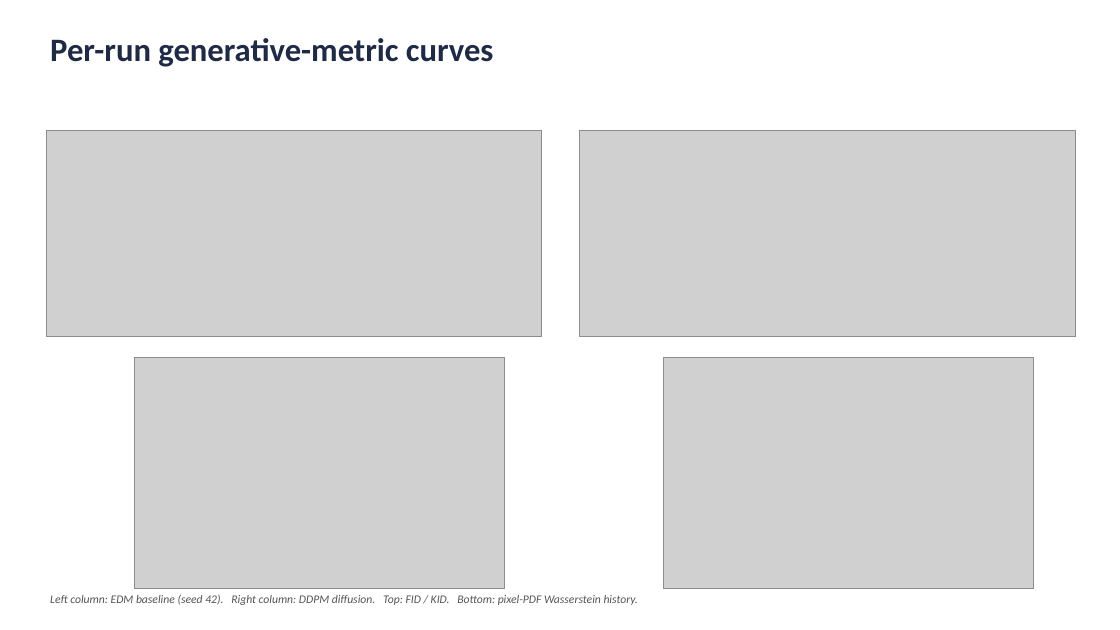
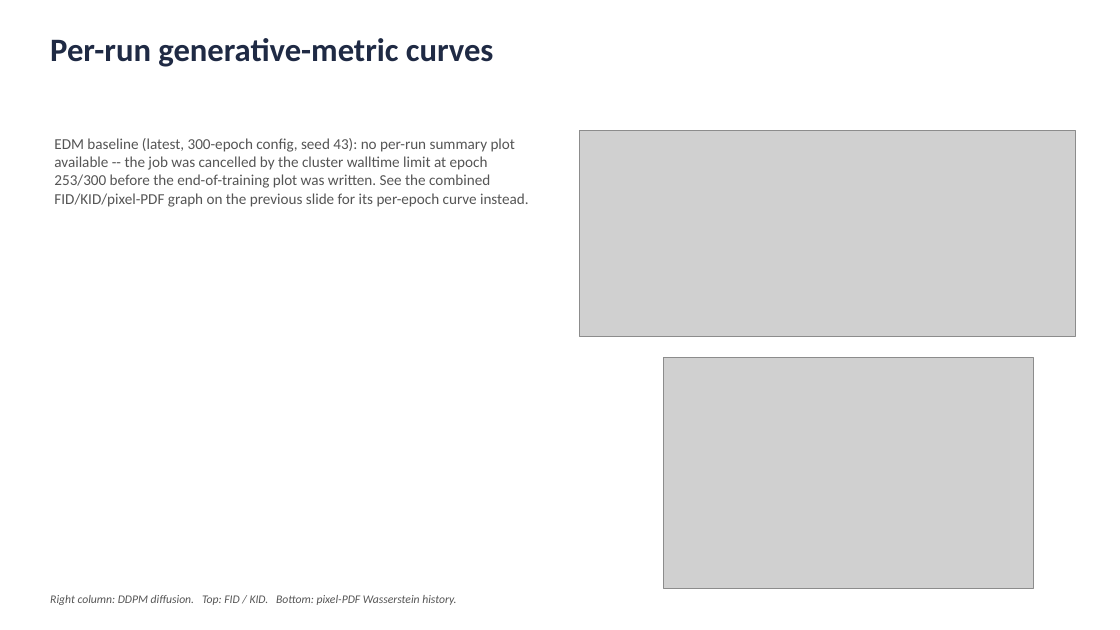
Before and after one commit to bevanslabbert/pid-radast, a slide deck: slide 5 of classifier-guided-physics-informed-diffusion/EDM_baseline_comparison.pptx. Drawn at 1120x630 pixels with LibreOffice and Linux fonts; fonts in the diff are those of the drawing; grey boxes stand for pictures. Boxes give left, top, right and bottom in pixels: in the first picture for what was removed or moved away, otherwise in the second. Text is boxed around its words. In the diff, an @@ line names an element or a change of style, - is before the commit and + after.

```diff
--- a/classifier-guided-physics-informed-diffusion/EDM_baseline_comparison.pptx
+++ b/classifier-guided-physics-informed-diffusion/EDM_baseline_comparison.pptx
@@ picture removed at bbox=[46, 130, 542, 337] @@
@@ text added at bbox=[54, 138, 529, 207], 13 pt, text #555555 @@
+EDM baseline (latest, 300-epoch config, seed 43): no per-run summary plot available -- the job was cancelled by the cluster walltime limit at epoch 253/300 before the end-of-training plot was written. See the combined FID/KID/pixel-PDF graph on the previous slide for its per-epoch curve instead.
@@ picture removed at bbox=[134, 357, 504, 588] @@
@@ text at bbox=[50, 595, 456, 605]: text changed @@
-Left column: EDM baseline (seed 42). Right column: DDPM diffusion. Top: FID / KID. Bottom: pixel-PDF Wasserstein history.
+Right column: DDPM diffusion. Top: FID / KID. Bottom: pixel-PDF Wasserstein history.
```
Also in this commit, not shown: 3 other slides changed, 13 other files.
